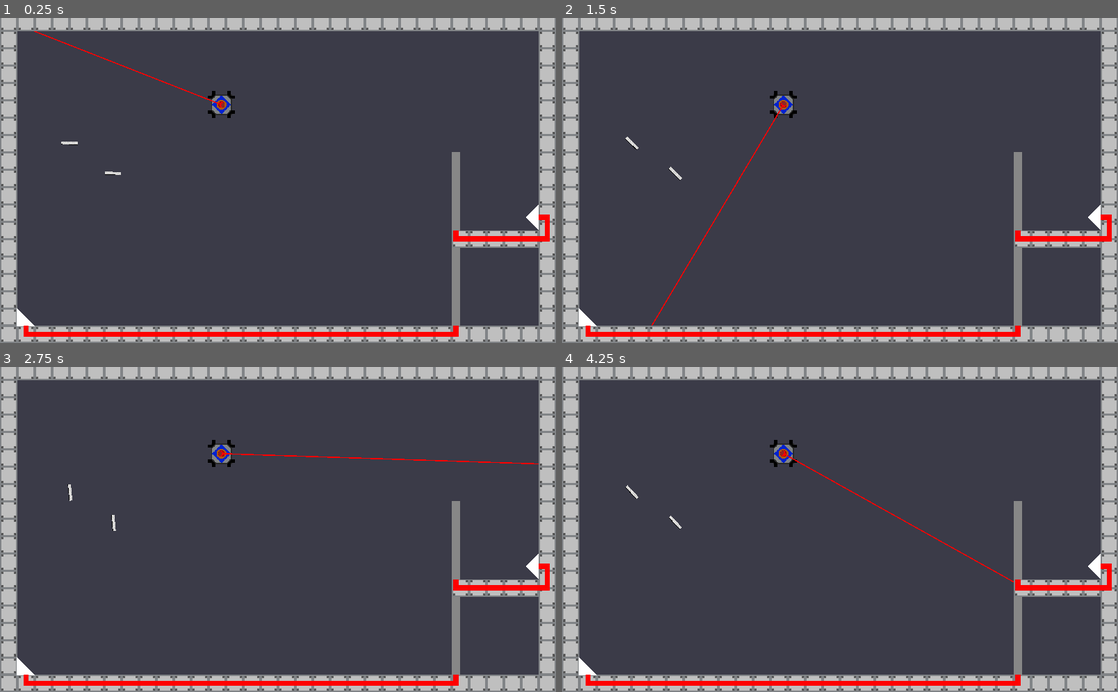
Above: before the commit, frames 1-4 (two rows, left to right).
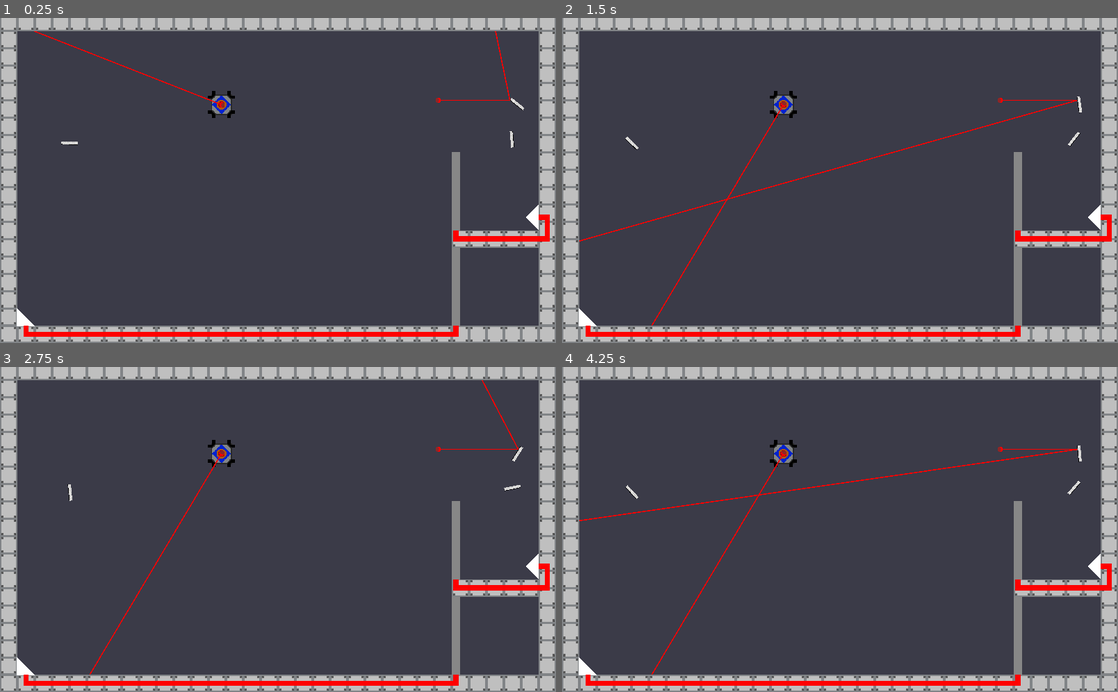
Above: after the commit, the same moments.

Repository: Call-Me-Sir/Calan-Game2021
Game: Godot game, scene res://Level 1.tscn
The game is run twice, just before and just after one commit, with the same random seed, the same clock (stepped at 60 frames per second) and the same inputs.
Inputs (mouse positions are in pixels of both pictures, inside the frame that each line leads up to):
- Up to frame 1 (0.25 s): no input
- Up to frame 2 (1.5 s): tap Enter at 0.5 s; move the mouse to (962, 164) at 0.52 s; hold Right (Contraptionright) 0.53-1.28 s; click (962, 164) at 0.67 s; move the mouse to (728, 196) at 1.27 s; hold Ctrl (slowdown) from 1.28 s (still down); click (728, 196) at 1.42 s
- Up to frame 3 (2.75 s): tap Space at 2 s; move the mouse to (333, 458) at 2.02 s; release Ctrl (slowdown) at 2.03 s; hold Right (Contraptionright) from 2.03 s (still down); click (333, 458) at 2.17 s
- Up to frame 4 (4.25 s): move the mouse to (812, 594) at 2.77 s; release Right (Contraptionright) at 2.78 s; hold Shift (speedup) 2.78-3.53 s; click (812, 594) at 2.92 s; tap Enter at 3.5 s; move the mouse to (1006, 578) at 3.52 s; hold Left (Contraptionleft) from 3.53 s (still down); click (1006, 578) at 3.67 s

The runs differ from the first frame. In frame 1, 0.2% of the frame differs, in the area x 18-95%, y 4-49%; in frame 2, 0.4%; in frame 3, 0.5%; in frame 4, 0.7%, in the area x 3-94%, y 24-95%.

Commit message:
Laser works perfect now

Diff:
--- a/RayArray/Door.gd
+++ b/RayArray/Door.gd
@@ -2,6 +2,7 @@
 var open = false
 onready var line = $Line2D
 signal laserfalse
+var laserhitting = 0
 # Declare member variables here. Examples:
 # var a = 2
 # var b = "text"
@@ -9,7 +10,7 @@
 
 # Called when the node enters the scene tree for the first time.
 func _ready():
-	pass
+	print(laserhitting)
 	#line.clear_points()
 	#line.add_point($Sensor.position)
 	#line.add_point(Vector2.ZERO) # Replace with function body.
@@ -42,16 +43,26 @@
 
 
 func _on_Area2D_area_entered(area):
-	if area.is_in_group("Laser"):
+	if area.is_in_group("Laser") and laserhitting == 0:
+		laserhitting +=1
+		print(laserhitting)
 		if open == false:
 			$AnimationPlayer.play("DoorOpen")
 			open = true
 		print("Hit!") # Replace with function body.
+	else:
+		laserhitting += 1
+		print(laserhitting)
 
 
 func _on_Area2D_area_exited(area):
-	if area.is_in_group("Laser"):
+	if area.is_in_group("Laser") and laserhitting == 1:
+		laserhitting -= 1
+		print(laserhitting)
 		if open == true:
 			$AnimationPlayer.play_backwards("DoorOpen")
 			open = false
 			print("Closing")
+	else:
+		laserhitting -=1
+		print(laserhitting)
--- a/RayArray/LaserExperiment.tscn
+++ b/RayArray/LaserExperiment.tscn
@@ -23,15 +23,14 @@
 texture = ExtResource( 1 )
 
 [node name="Line2D" type="Line2D" parent="."]
-position = Vector2( 1.19209e-07, 8.9407e-08 )
-points = PoolVector2Array( 0, 0, 27, 0, 49, 0, 66, 0 )
+points = PoolVector2Array( 0, 0, 81.4237, 0, 500, 0 )
 width = 2.0
 default_color = Color( 1, 0, 0, 1 )
 joint_mode = 1
 
 [node name="RayCast2D" type="RayCast2D" parent="."]
 enabled = true
-cast_to = Vector2( 50, 0 )
+cast_to = Vector2( 500, 0 )
 collision_mask = 2
 
 [node name="SensorCheck" type="Area2D" parent="RayCast2D" groups=[
--- a/RayArray/Level 1.tscn
+++ b/RayArray/Level 1.tscn
@@ -1,9 +1,10 @@
-[gd_scene load_steps=5 format=2]
+[gd_scene load_steps=6 format=2]
 
 [ext_resource path="res://Mirror.tscn" type="PackedScene" id=1]
 [ext_resource path="res://Playerspaceshipkinematic.tscn" type="PackedScene" id=2]
 [ext_resource path="res://Prototile.tscn" type="PackedScene" id=3]
 [ext_resource path="res://Door.tscn" type="PackedScene" id=4]
+[ext_resource path="res://LaserExperiment.tscn" type="PackedScene" id=5]
 
 [node name="Level 1" type="Node"]
 
@@ -26,8 +27,13 @@
 collision_layer = 2
 
 [node name="Mirror7" parent="." instance=ExtResource( 1 )]
-position = Vector2( 208, 288 )
-rotation = 1.59533
+position = Vector2( 952, 160 )
+rotation = 2.25359
+collision_layer = 2
+
+[node name="Mirror8" parent="." instance=ExtResource( 1 )]
+position = Vector2( 944, 224 )
+rotation = -0.0798136
 collision_layer = 2
 
 [node name="Tiles" type="Node2D" parent="."]
@@ -366,6 +372,10 @@
 [node name="Line2D" parent="Door" index="4"]
 points = PoolVector2Array( 0, 0, 0, 16, -792, 16, -792, 0 )
 
+[node name="NewRedLaser" parent="." instance=ExtResource( 5 )]
+position = Vector2( 808, 152 )
+
 [editable path="Mirror7"]
+[editable path="Mirror8"]
 [editable path="Door2"]
 [editable path="Door"]
--- a/RayArray/NewRedLaser.gd
+++ b/RayArray/NewRedLaser.gd
@@ -16,9 +16,11 @@
 	line.clear_points()
 	line.add_point(Vector2.ZERO)
 	ray.global_position = line.global_position
-	if get_parent().name == "Playerspaceshipkinematic" or Input.is_mouse_button_pressed(BUTTON_LEFT):
+	if get_parent().name == "Playerspaceshipkinematic":# or Input.is_mouse_button_pressed(BUTTON_LEFT):
 		$RedLaserSprite.rotation = get_local_mouse_position().angle()
-	ray.cast_to = (get_global_mouse_position()-line.global_position).normalized()* 1000
+		ray.cast_to = (get_global_mouse_position()-line.global_position).normalized()* 1000
+	else:
+		ray.cast_to = Vector2(1000,0).rotated($RedLaserSprite.rotation)
 	var prev = null
 	var bounces = 0
 	ray.force_raycast_update()
--- a/RayArray/Playerspaceshipkinematic.tscn
+++ b/RayArray/Playerspaceshipkinematic.tscn
@@ -28,6 +28,16 @@
 "name": "Small Up",
 "speed": 5.0
 }, {
+"frames": [ ExtResource( 9 ) ],
+"loop": false,
+"name": "Full Right",
+"speed": 5.0
+}, {
+"frames": [ null, ExtResource( 5 ), ExtResource( 6 ), ExtResource( 7 ), ExtResource( 8 ) ],
+"loop": false,
+"name": "Thrust Right",
+"speed": 15.0
+}, {
 "frames": [ ExtResource( 13 ) ],
 "loop": false,
 "name": "Full Up",
@@ -37,20 +47,10 @@
 "loop": false,
 "name": "Thrust Up",
 "speed": 15.0
-}, {
-"frames": [ ExtResource( 9 ) ],
-"loop": false,
-"name": "Full Right",
-"speed": 5.0
-}, {
-"frames": [ null, ExtResource( 5 ), ExtResource( 6 ), ExtResource( 7 ), ExtResource( 8 ) ],
-"loop": false,
-"name": "Thrust Right",
-"speed": 15.0
 } ]
 
 [sub_resource type="CircleShape2D" id=2]
-radius = 40.0
+radius = 32.0
 
 [node name="Playerspaceshipkinematic" type="KinematicBody2D"]
 collision_layer = 4
@@ -88,7 +88,7 @@
 
 [node name="OpticStash" type="Node2D" parent="."]
 
-[node name="Node2D" parent="." instance=ExtResource( 3 )]
+[node name="RedLaser" parent="." instance=ExtResource( 3 )]
 
 [connection signal="area_entered" from="PickupArea" to="." method="_on_PickupArea_area_entered"]
 [connection signal="area_exited" from="PickupArea" to="." method="_on_PickupArea_area_exited"]
--- a/RayArray/Scripts/Playerspaceshipkinematic.gd
+++ b/RayArray/Scripts/Playerspaceshipkinematic.gd
@@ -10,7 +10,7 @@
 var velocity = Vector2.ZERO
 var max_ray_cast = 1000
 
-onready var red_laser = preload("res://Red Laser Contraption.tscn")
+onready var red_laser = preload("res://LaserExperiment.tscn")
 onready var _animated_sprite = $SpaceshipThrust
 onready var _animated_sprite2 = $SpaceshipThrust2
 onready var _animated_sprite3 = $SpaceshipThrust3
@@ -25,12 +25,13 @@
 
 func deploy_check():
 	if Input.is_action_just_pressed("Deploy&Pickup"):
-		if get_node("Red Laser Contraption"):
+		if get_node("RedLaser"):
 			world_laser = red_laser.instance()
-			world_laser.global_position = $"Red Laser Contraption".global_position
+			world_laser.global_position = $RedLaser.global_position
 			world_laser.global_rotation = get_local_mouse_position().angle()
+			world_laser.name = "RedLaser"
 			get_parent().add_child(world_laser)
-			remove_child($"Red Laser Contraption")
+			remove_child($RedLaser)
 
 		else:
 
@@ -107,9 +108,9 @@
 
 
 
-#func _on_PickupArea_area_entered():
-	#pass # Replace with function body.
+func _on_PickupArea_area_entered(area):
+	print(area.name) # Replace with function body.
 
 
-#func _on_PickupArea_area_exited(area):
-#	pass # Replace with function body.
+func _on_PickupArea_area_exited(area):
+	pass # Replace with function body.
